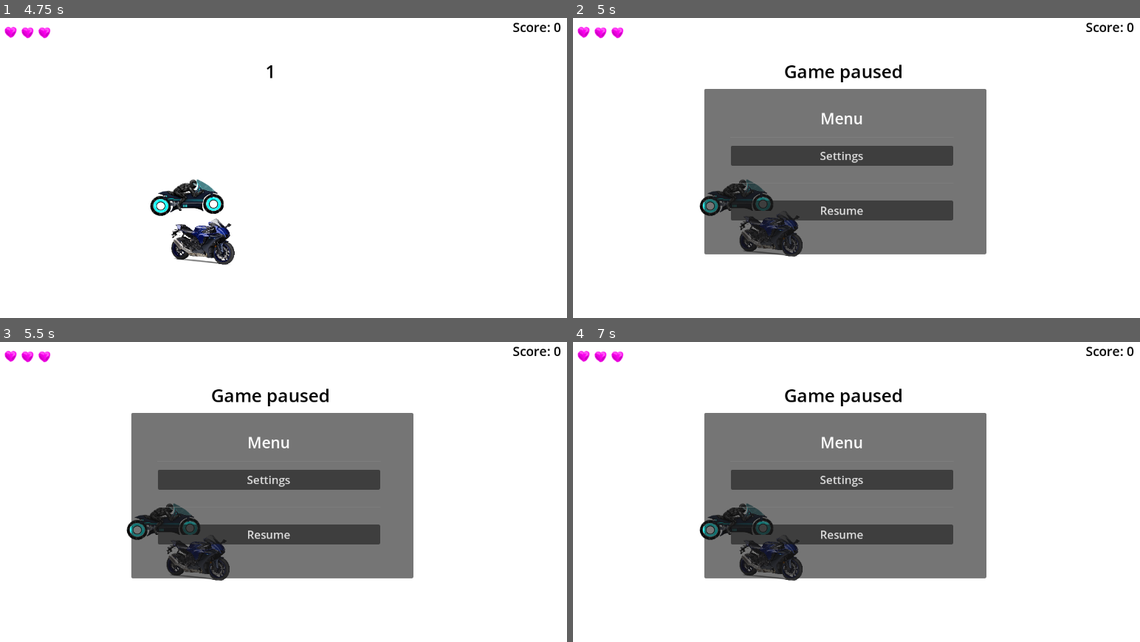
Above: before the commit, frames 1-4 (two rows, left to right).
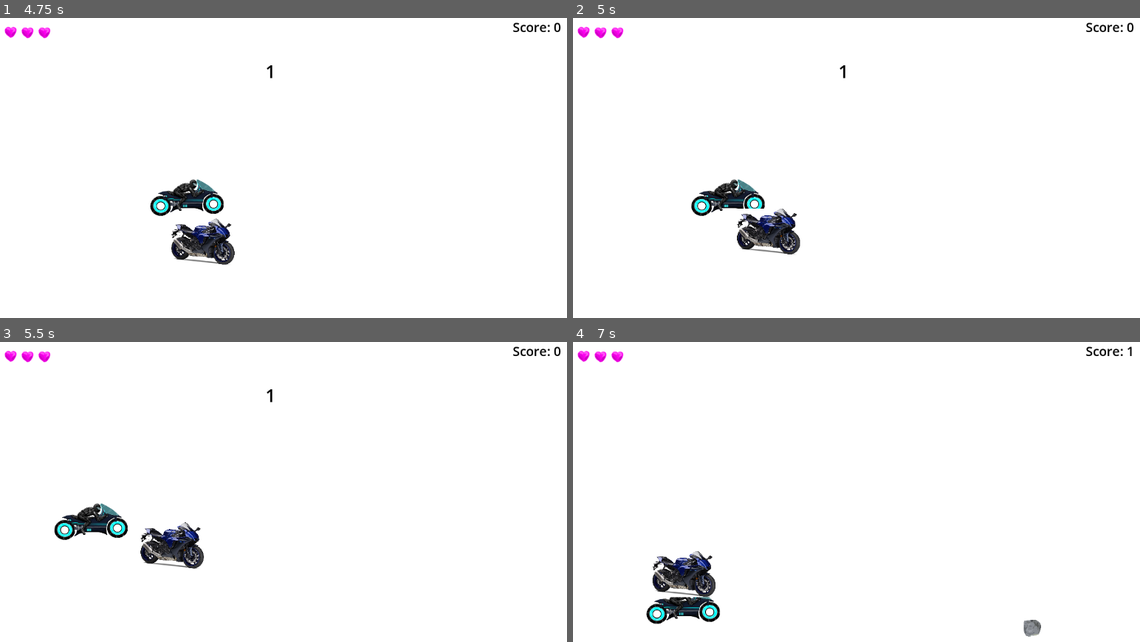
Above: after the commit, the same moments.

Repository: zino212/godot-game-creation
Game: Godot game, scene res://main.tscn
Two runs of this game, one before a commit and one after it. Both use one fixed random seed, a clock stepped at 60 frames per second and the inputs below.
Inputs:
- Up to frame 1 (4.75 s): click "Start" at 0.5 s; tap Enter at 1.25 s; hold Right (move_right) 1.28-2.03 s; hold Down (move_down) 2.03-2.78 s; hold Right (move_right) 2.78-3.53 s; hold Up (move_up) 3.53-4.28 s; hold Left (move_left) from 4.28 s (still down)
- Up to frame 2 (5 s): keep holding Left (move_left); tap Escape (escape) at 4.9 s
- Up to frame 3 (5.5 s): keep holding Left (move_left)
- Up to frame 4 (7 s): release Left (move_left) at 5.78 s; hold Down (move_down) 5.78-6.53 s; hold Right (move_right) from 6.53 s (still down)

Frame 1 is identical in both runs. In frame 2, 27% of the frame differs, in the area x 20-73%, y 15-80%; in frame 3, 29%; in frame 4, 30%, in the area x 12-99%, y 1-99%.

Commit message:
Make pausing game better

Diff:
--- a/hud.gd
+++ b/hud.gd
@@ -43,11 +43,11 @@
 	$"Health Bar".set_lives(lives)
 
 func push_escape():
-	if $Menu.visible:
+	if $Message.text == "Game paused":
 		show_message("")
 		$Menu.visible = false
 		get_tree().paused = false
-	else:
+	elif ($Message.text == "") and ($ScoreLabel.visible):
 		show_message("Game paused")
 		$Menu.visible = true
 		get_tree().paused = true
